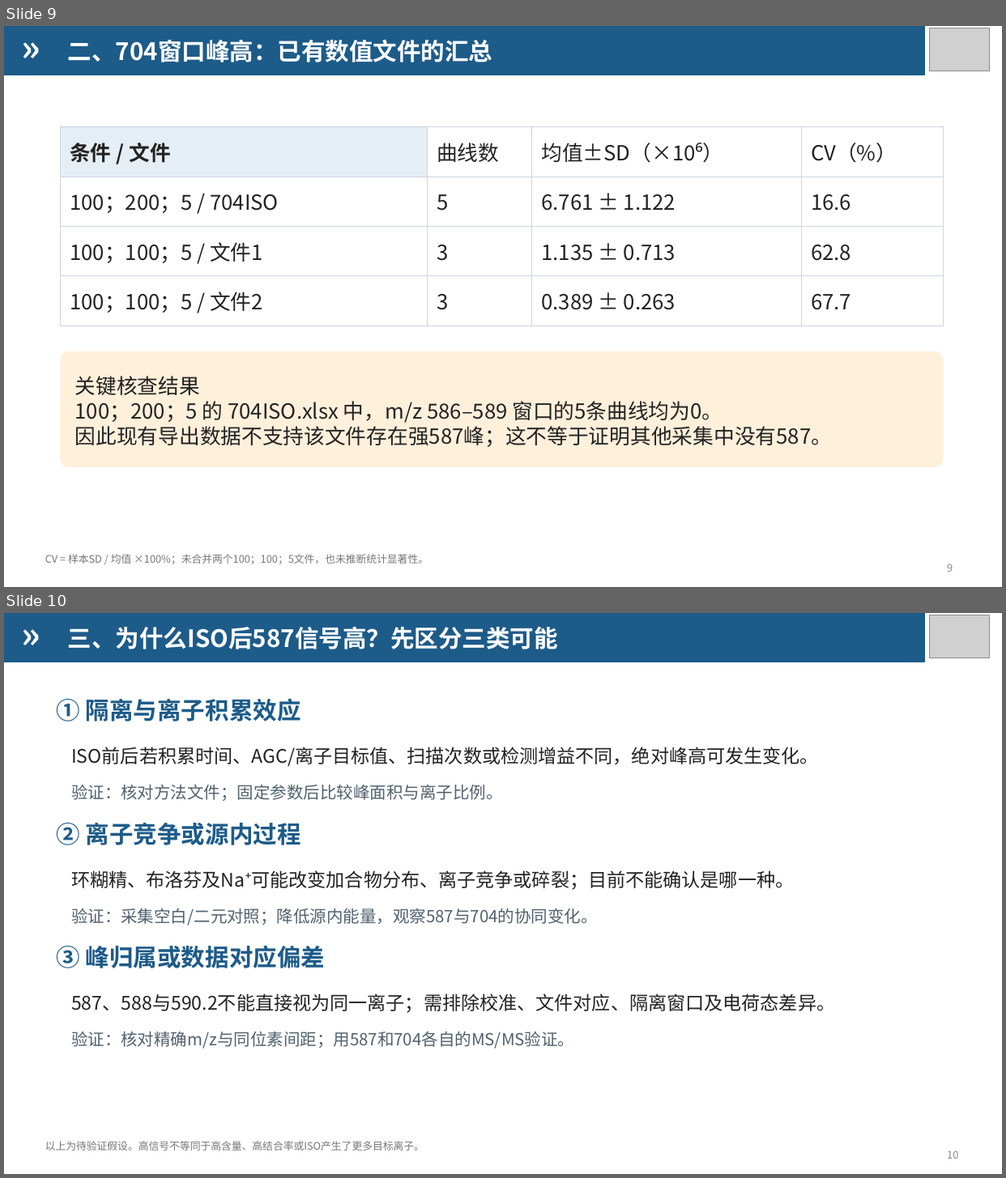
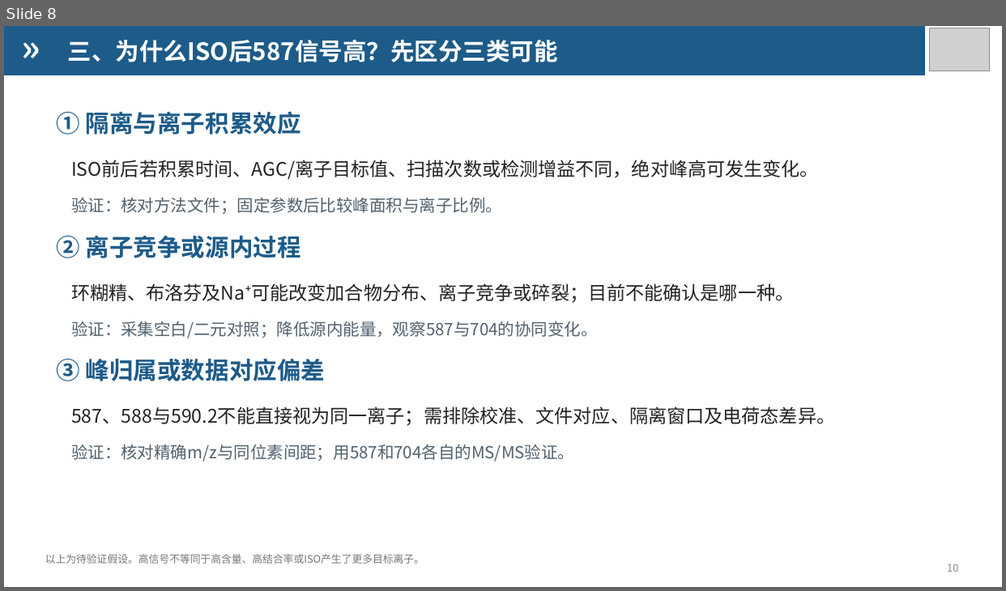
Before and after one commit to yy8jiuk25m23/ppt-skills, a slide deck: reports/weekly-report-draft/weekly-report.pptx. Shown one above the other, each under a label of ours: slides 9 and 10 before the commit, slide 8 after it. The pictures are 1006x1178 and 1006x591 pixels, drawn with LibreOffice and Linux fonts; fonts in the diff are those of the drawing; grey boxes stand for pictures. Boxes give left, top, right and bottom in pixels: in the first picture for what was removed or moved away, otherwise in the second. Text is boxed around its words. In the diff, an @@ line names an element or a change of style, - is before the commit and + after.

```diff
--- a/reports/weekly-report-draft/weekly-report.pptx
+++ b/reports/weekly-report-draft/weekly-report.pptx
@@ slide 9 removed at (4,26,1002,587), background #FFFFFF @@
@@ rectangle removed at (4,26,925,75) @@
@@ text removed at (21,28,58,66) @@
-»
@@ text removed at (68,39,493,62) @@
-二、704窗口峰高：已有数值文件的汇总
@@ picture removed at (930,28,990,71) @@
@@ table removed at (60,127,944,316), 4 rows, 4 columns @@
-条件 / 文件 | 曲线数 | 均值±SD（×10⁶） | CV（%）
-100；200；5 / 704ISO | 5 | 6.761 ± 1.122 | 16.6
-100；100；5 / 文件1 | 3 | 1.135 ± 0.713 | 62.8
-100；100；5 / 文件2 | 3 | 0.389 ± 0.263 | 67.7
@@ rounded rectangle removed at (60,352,944,467) @@
@@ text removed at (75,376,832,447) @@
-关键核查结果
-100；200；5 的 704ISO.xlsx 中，m/z 586–589 窗口的5条曲线均为0。
-因此现有导出数据不支持该文件存在强587峰；这不等于证明其他采集中没有587。
@@ text removed at (45,554,428,565) @@
-CV = 样本SD / 均值 ×100%；未合并两个100；100；5文件，也未推断统计显著性。
@@ text removed at (947,564,953,572) @@
-9
@@ what was slide 10 is now slide 8 @@
```
Also in this commit, not shown: 6 slides changed, 1 slide added, 3 other slides removed, 1 other file.
